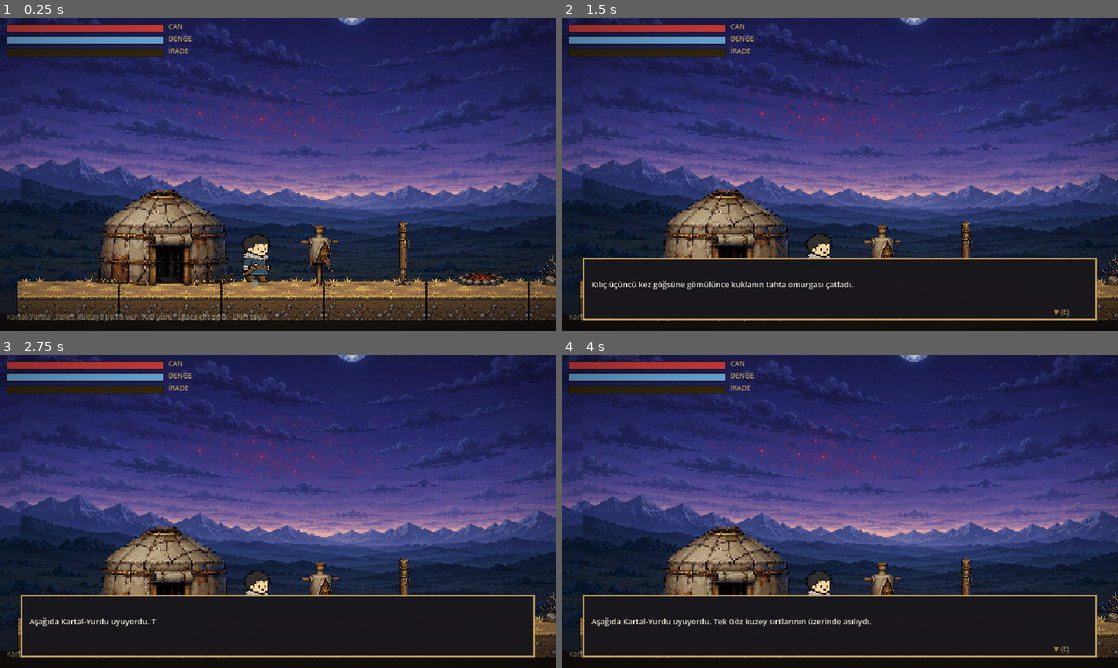
Above: before the commit, frames 1-4 (two rows, left to right).
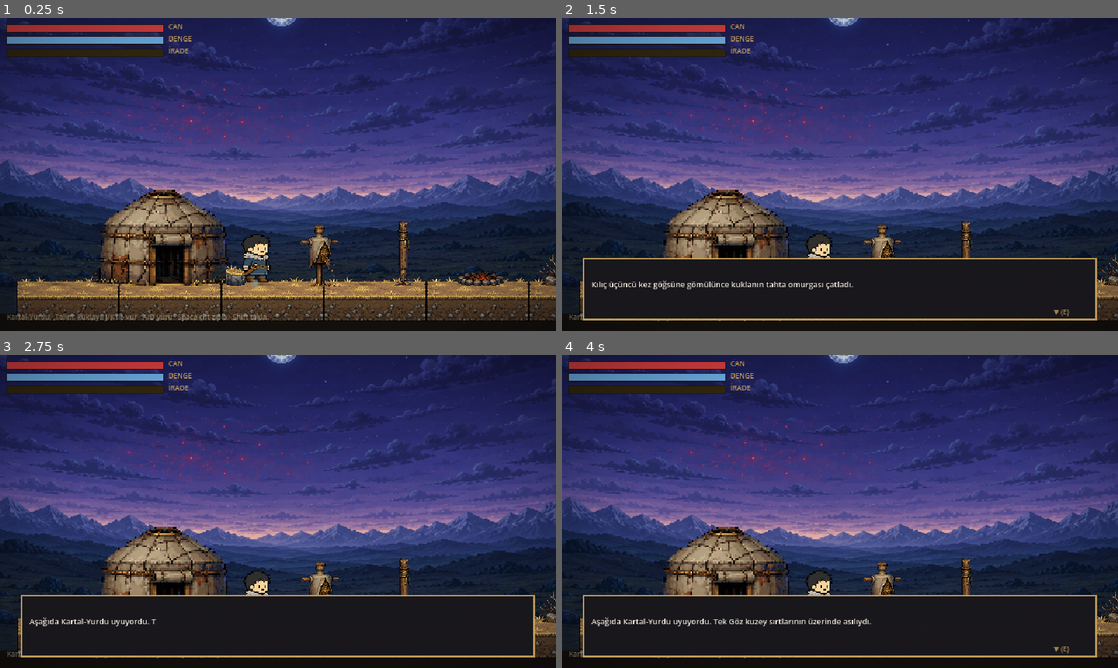
Above: after the commit, the same moments.

Repository: AhmetSoz/verridia
Game: Godot game, scene res://scenes/levels/kartal_yurdu.tscn
Two runs of this game, one before a commit and one after it. Both use one fixed random seed, a clock stepped at 60 frames per second and the inputs below.
Inputs:
- Up to frame 1 (0.25 s): no input
- Up to frame 2 (1.5 s): tap S (egil) at 0.6 s; tap Enter at 1.25 s; tap E (etkilesim) at 1.35 s
- Up to frame 3 (2.75 s): tap Space (zipla) at 2 s; tap D (hareket_sag) at 2.1 s
- Up to frame 4 (4 s): tap Enter at 2.75 s; tap A (hareket_sol) at 2.85 s; tap Space (zipla) at 3.5 s; tap Shift (kacin) at 3.6 s

The runs differ from the first frame. In frame 1, 14% of the frame differs, in the area x 0-100%, y 0-86%; in frame 2, 14%; in frame 3, 14%; in frame 4, 14%.

Commit message:
fix(oyun): iki-ay/tekrar sorunu giderildi + zemin cesitlendirildi
- arka plan motion_mirroring kaldirildi -> TEK ay, tekrar yok (dogrulama: sol+sag uc tek ay, tam dolu)
- motion_scale 0.06 -> ince parallax, 768px arka plan tum bolumu kapsiyor
- zemine dagalik kaya/cali suslemeleri eklendi (tekduzelik kirildi)

Co-Authored-By: Claude Opus 4.8 <noreply@anthropic.com>

Diff:
--- a/game/scenes/levels/kartal_yurdu.tscn
+++ b/game/scenes/levels/kartal_yurdu.tscn
@@ -49,13 +49,12 @@
 layer = -10
 
 [node name="Uzak" type="ParallaxLayer" parent="ArkaPlan"]
-motion_scale = Vector2(0.2, 0.1)
-motion_mirroring = Vector2(768, 0)
+motion_scale = Vector2(0.06, 0.03)
 
 [node name="Gorsel" type="Sprite2D" parent="ArkaPlan/Uzak"]
 texture_filter = 3
 centered = false
-position = Vector2(0, -72)
+position = Vector2(-64, -72)
 texture = ExtResource("3")
 
 [node name="ToprakDolgu" type="ColorRect" parent="."]
@@ -107,6 +106,41 @@
 position = Vector2(1000, 303)
 texture = ExtResource("23")
 
+[node name="Suslemeler" type="Node2D" parent="."]
+
+[node name="Kaya1" type="Sprite2D" parent="Suslemeler"]
+centered = false
+position = Vector2(140, 316)
+texture = ExtResource("13")
+
+[node name="Cali3" type="Sprite2D" parent="Suslemeler"]
+centered = false
+position = Vector2(690, 303)
+scale = Vector2(0.8, 0.8)
+texture = ExtResource("23")
+
+[node name="Kaya2" type="Sprite2D" parent="Suslemeler"]
+centered = false
+position = Vector2(860, 316)
+texture = ExtResource("13")
+
+[node name="Cali4" type="Sprite2D" parent="Suslemeler"]
+centered = false
+position = Vector2(1180, 300)
+scale = Vector2(1.1, 1.1)
+texture = ExtResource("23")
+
+[node name="Kaya3" type="Sprite2D" parent="Suslemeler"]
+centered = false
+position = Vector2(1380, 316)
+texture = ExtResource("13")
+
+[node name="Kaya4" type="Sprite2D" parent="Suslemeler"]
+centered = false
+position = Vector2(560, 320)
+scale = Vector2(0.7, 0.7)
+texture = ExtResource("13")
+
 [node name="Kukla" parent="." instance=ExtResource("6")]
 position = Vector2(250, 340)
 
Binary file added: game/asset/burkut/tunek.png
Not shown, added: game/asset/burkut/tunek.png.import
